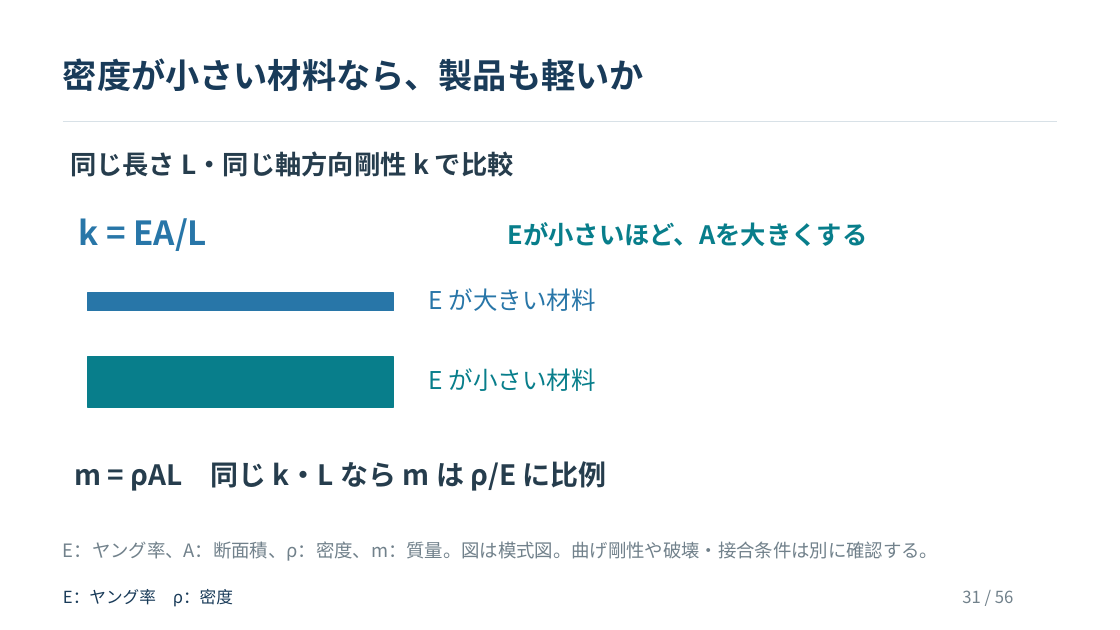
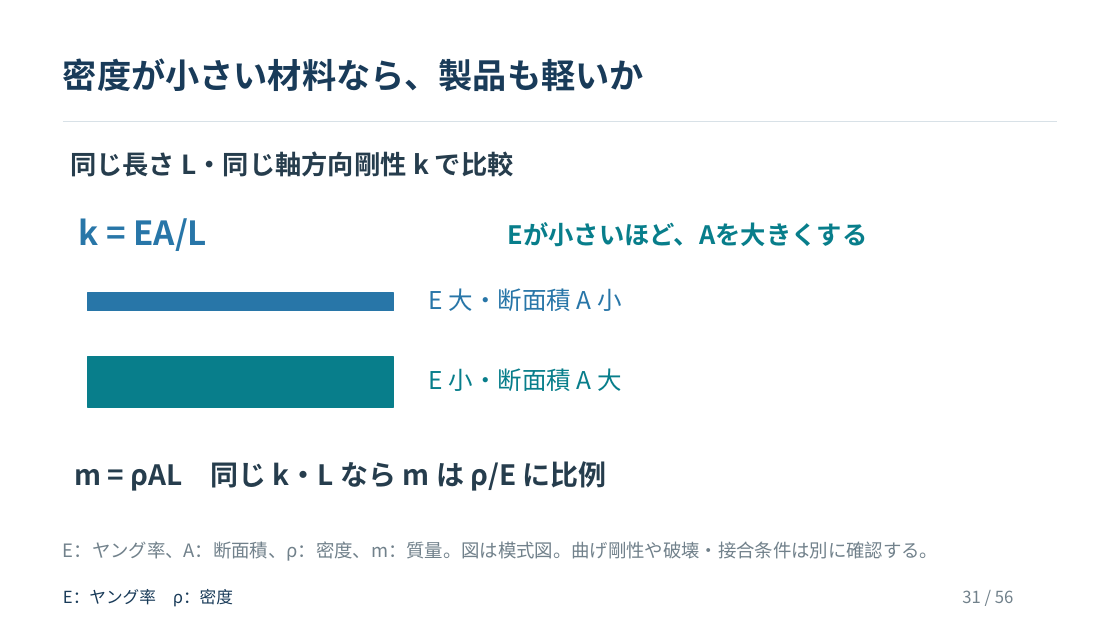
Before and after one commit to zooc-14calbp/industrial-materials-course, a slide deck: slide 31 of 学生用/第05回/05_授業スライド.pptx. Drawn at 1120x630 pixels with LibreOffice and Linux fonts; fonts in the diff are those of the drawing. Boxes give left, top, right and bottom in pixels: in the first picture for what was removed or moved away, otherwise in the second. Text is boxed around its words. In the diff, an @@ line names an element or a change of style, - is before the commit and + after.

```diff
--- a/学生用/第05回/05_授業スライド.pptx
+++ b/学生用/第05回/05_授業スライド.pptx
@@ text at (429,288,622,311): text changed @@
-E が大きい材料
+E 大・断面積 A 小
@@ text at (429,368,622,391): text changed @@
-E が小さい材料
+E 小・断面積 A 大
```
Also in this commit, not shown: 3 other slides changed, 9 other files.
